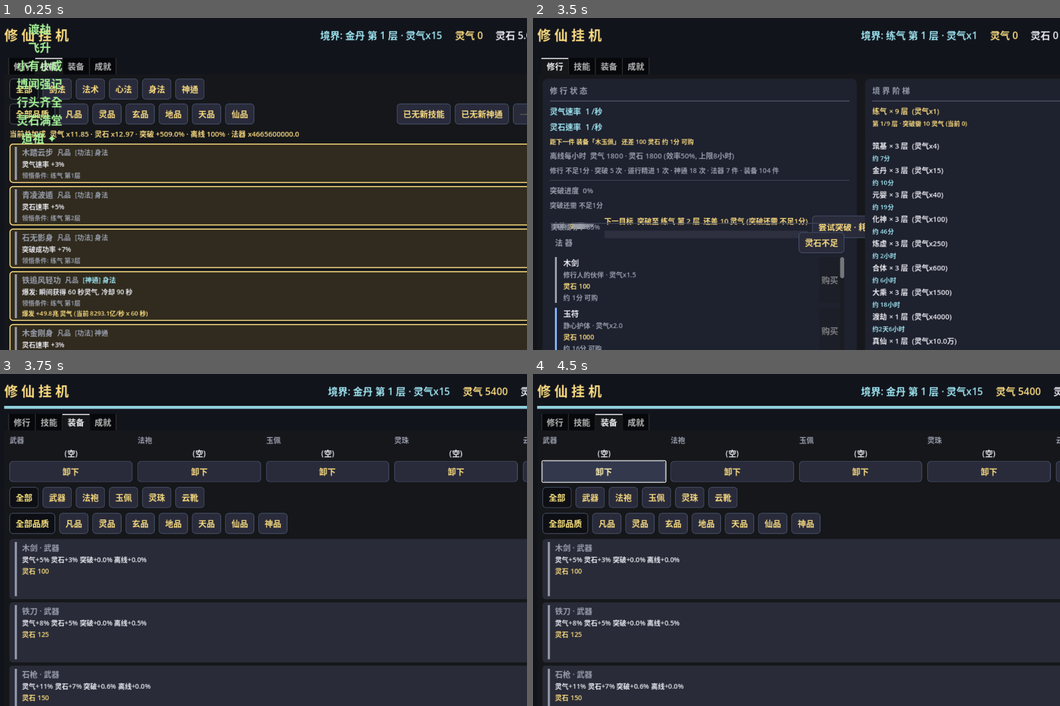
Above: before the commit, frames 1-4 (two rows, left to right).
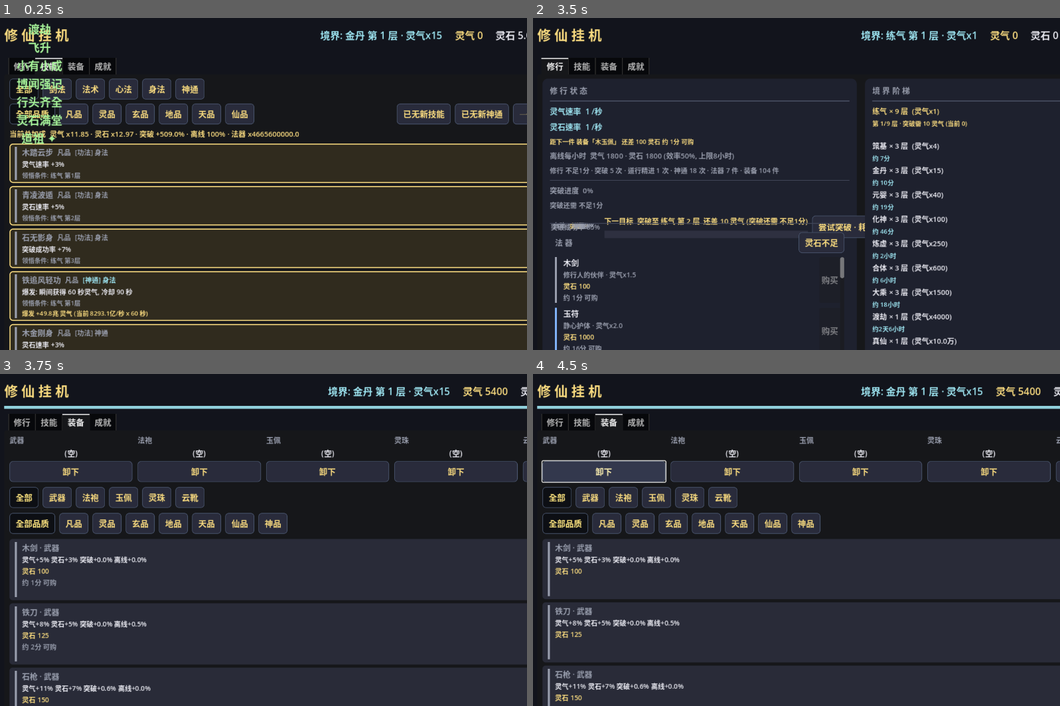
Above: after the commit, the same moments.

Repository: playerss/xiuxian-idle-godot
Game: Godot game, scene res://scenes/ui_test.tscn
Two runs of this game, one before a commit and one after it. Both use one fixed random seed, a clock stepped at 60 frames per second and the inputs below. This scene is started directly instead of the project's main scene.
Inputs (mouse positions are in pixels of both pictures, inside the frame that each line leads up to):
- Up to frame 1 (0.25 s): no input
- Up to frame 2 (3.5 s): click (859, 51) at 0.5 s; click "尝试突破 · 耗 90 灵气 (成功率99%)" at 1.25 s; click "尝试突破 · 耗 10 灵气 (成功率85%)" at 2 s; click "自动突破: 开" at 2.75 s
- Up to frame 3 (3.75 s): click "自动购置: 关" at 3.5 s
- Up to frame 4 (4.5 s): click "卸下" at 4.25 s

Frames 1-2 are identical in both runs. In frame 3, 2.5% of the frame differs, in the area x 1-100%, y 61-100%; in frame 4, nothing differs.

Commit message:
feat(打磨-86): 自动施展/自动领悟 按钮 tooltip 动态段 — 打磨-84/85 已给 自动购置/自动突破 开关 tooltip 补 动态段, 但 自动施展/自动领悟 开关 悬停 只有 静态 口径, 开启 后 悬停 不知 神通 就绪 多少/冷却 多久/爆发 多少, 也 不知 当前 可学 多少/下一 门槛; 两按钮 tooltip 追加 动态段: 施展=就绪 N/M 个 + 本批 爆发 总量 (就绪数 x 当前速率x爆发秒数, 与 打磨-54/60/69 同口径 飞升后=道行) + 冷却中 最短 剩余 与 名称 (fmt_time 档位, 未学 主动神通 时 说明 文案), 领悟=当前 可学 N 个 + 学完 后 下一 门槛 指向 (数据序 首个 未学+境界不足 还需 X 第 Y 层, 全 学完 已集齐 说明; 学习 免费 无 资源 消耗 无 攒资源 ETA); GameData.auto_cast_next_tip()/auto_learn_next_tip() 只读 接口 (不 改 状态/存档/统计), main.gd _auto_cast_tip/_auto_cast_tip_static + _auto_learn_tip/_auto_learn_tip_static (静态前缀 存 成员 防 split 坑) 构建 动态段 标记 + _refresh 文本变化 才 刷 (同 打磨-84/85 缓存 口径); selftest +23 项 = 1049 项, ui_test +28 项 = 1841 项; stress 613 + 主场景冒烟 0 报错回归全过; PROJECT_PLAN 勾选 打磨-86 新增 打磨-87 候选, README 补 1049/1841 项

Diff:
--- a/scripts/game_data.gd
+++ b/scripts/game_data.gd
@@ -1387,6 +1387,69 @@
 	if t < 0.0:
 		return head + ("\n%s 还差 %s %s (当前无收入)" % [goal, fmt(gap), res_name])
 	return head + ("\n%s 还差 %s %s %s" % [goal, fmt(gap), res_name, breakthrough_eta_text()])
+
+# ---------- 打磨-86: 自动施展 按钮 tooltip 动态段 (就绪数/爆发总量/最短冷却, 复用 打磨-54 爆发口径) ----------
+# 只读: 打磨-84/85 已给 自动购置/自动突破 开关 tooltip 补 动态段, 但 自动施展 开关 悬停 只有 静态 口径,
+# 开启 后 玩家 悬停 不知 已学神通 就绪多少/冷却 还要 多久/爆发 多少; tooltip 追加 动态 段:
+# 就绪 已学主动神通 数 + 本批 爆发 总量 (就绪数 x 各自 当前速率x爆发秒数, 与 打磨-54/60/69 同口径,
+# 飞升后=道行) + 冷却中 最短 剩余 与 名称 (fmt_time 档位)。未学 主动神通 时 说明 文案; 无 就绪 时
+# 只 给 冷却 ETA; 就绪 0 且 无 冷却 说明 全就绪 可 自动 施展。
+# 只读: 不 改 状态/存档/统计 (供 UI 悬停 tooltip 动态 刷新, 文本 变化 才 写)
+func auto_cast_next_tip() -> String:
+	var learned_n := 0
+	var ready_n := 0
+	var burst := 0.0
+	var next_name := ""
+	var next_rem := 1e18
+	for id in skill_ids:
+		var s: Dictionary = skill_by_id.get(str(id), {})
+		if s.is_empty() or str(s.get("type", "")) != "active":
+			continue
+		if not learned.has(str(id)):
+			continue
+		learned_n += 1
+		var rem: float = _active_cd.get(str(id), 0.0)
+		if rem <= 0.0:
+			ready_n += 1
+			burst += qi_per_sec() * float(s["value"])
+		elif rem < next_rem:
+			next_rem = rem
+			next_name = str(s["name"])
+	if learned_n == 0:
+		return "未学 任何 主动神通 (先 领悟 神通 后 自动 施展 生效)"
+	var out := "就绪 %d/%d 个" % [ready_n, learned_n]
+	if ready_n > 0:
+		out += ", 爆发+%s %s" % [fmt(burst), primary_res_name()]
+	if ready_n < learned_n:
+		out += " | 最短冷却 「%s」 约 %s" % [next_name, fmt_time(next_rem)]
+	else:
+		out += " | 全部就绪"
+	return out
+
+# ---------- 打磨-86: 自动领悟 按钮 tooltip 动态段 (当前 可学数/下一个 解锁 门槛, 复用 can_learn 口径) ----------
+# 只读: 自动领悟 无 资源 消耗 (学习免费), 无 攒资源 ETA; 动态段 给 当前 全局 可学 数 (与 一键领悟
+# 全部类别/全部品质 口径一致) + 下一个 未学 技能的 解锁 门槛 (数据序 首个 未学+境界不足,
+# "还需 X 第 Y 层")。无 未学 技能 = 已集齐 说明 文案。
+# 只读: 不 改 状态/存档/统计 (供 UI 悬停 tooltip 动态 刷新, 文本 变化 才 写)
+func auto_learn_next_tip() -> String:
+	var n := learn_available_count()
+	if n > 0:
+		return "当前 可学 %d 个 (开启时 立即 批量 领悟)" % n
+	var nxt := ""
+	for id in skill_ids:
+		if learned.has(str(id)):
+			continue
+		var s: Dictionary = skill_by_id.get(str(id), {})
+		if s.is_empty():
+			continue
+		if not can_learn(str(id)):
+			nxt = str(id)
+			break
+	if nxt == "":
+		return "已集齐 全部技能 (无需再领悟)"
+	var s2: Dictionary = skill_by_id[nxt]
+	var r: Dictionary = REALMS[int(s2["unlock_realm"])]
+	return "无可学技能 | 下一个 「%s」 还需 %s 第%d层" % [str(s2["name"]), str(r["name"]), int(s2["unlock_layer"])]
 
 # ---------- 打磨-30: 主动神通 一键施展 (批量释放所有 就绪 主动神通) ----------
 
--- a/scripts/main.gd
+++ b/scripts/main.gd
@@ -63,11 +63,15 @@
 var _auto_cast_float_label: Label   # 打磨-69: 自动施展 浮动提示 (顶层, 居中, 绿色)
 var _auto_cast_float_tween: Tween
 var _auto_cast_msg_seq := 0     # 打磨-69: 已处理过的 自动施展 变更事件序号 (避免重复弹浮动; 启动=0 与 GameData 同态)
+var _auto_cast_tip := ""        # 打磨-86: 自动施展按钮 tooltip 动态段 缓存 (变化才刷, 同打磨-84/85 口径)
+var _auto_cast_tip_static := "" # 打磨-86: 自动施展按钮 tooltip 静态 前缀 (构建时 存, 供 动态段 重拼)
 var _auto_cast_float_count := 0  # 打磨-69: 自动施展 浮动提示次数 (自测断言用)
 var _auto_cast_last_text := ""   # 打磨-69: 最近一次自动施展 浮动文案 (自测断言用)
 var _auto_learn_btn: Button      # 打磨-80: 自动领悟开关 (toggle, 存档持久化)
 var _auto_learn_on := false      # 打磨-80: 上帧开关状态缓存 (变化才刷按钮态)
 var _auto_learn_msg_seq := 0     # 打磨-80: 已处理过的 自动领悟 变更事件序号 (避免重复刷底部消息; 启动=0 与 GameData 同态)
+var _auto_learn_tip := ""        # 打磨-86: 自动领悟按钮 tooltip 动态段 缓存 (变化才刷, 同打磨-84/85 口径)
+var _auto_learn_tip_static := "" # 打磨-86: 自动领悟按钮 tooltip 静态 前缀 (构建时 存, 供 动态段 重拼)
 var _auto_sum_box: HBoxContainer  # 打磨-70: 自动系列 状态汇总行 (修行页左栏, 自动施展开关下)
 var _auto_sum_panel: Panel        # 打磨-74: 汇总行 透明 Panel 外壳 (顶栏 自动 徽标 点击直达 金边高亮)
 var _auto_sum_hi_tween: Tween     # 打磨-74: 汇总行高亮 tween (1.2s 自动恢复, 同 法器区 口径)
@@ -611,13 +615,25 @@
 	_auto_cast_btn = _make_button("自动施展: 关")
 	_auto_cast_btn.toggle_mode = true
 	_auto_cast_btn.pressed.connect(_on_auto_cast)
-	_auto_cast_btn.tooltip_text = "已学 主动神通 冷却完毕 自动 施展 爆发 (与 一键施展 同口径: 一次释放所有 就绪 的 主动神通, 各神通 爆发=当前灵气速率 x 爆发秒数, 飞升后=道行; 施展后 各自 进冷却)。\n每帧至多一轮 (施展后 各神通 进冷却, 全冷却中 0 施展, 无热循环); 施展时屏幕中央绿色浮动 提示 数量与 爆发总量 (与 一键施展 浮动 同口径)。\n开关 存档 持久化, 默认 关 (手动玩家不受影响); 离线期间不触发 (离线只结算收益, 重新进入游戏后生效)。"
+	# 打磨-86: tooltip = 静态口径 + 动态段 (就绪数/爆发总量/最短冷却, 随 已学/冷却/速率 变化 由 _refresh 刷新);
+	# 静态 前缀 存 成员 供 重拼 (避免 split 截断 坑, 与 打磨-84/85 动态段 口径 同)
+	_auto_cast_tip_static = ("已学 主动神通 冷却完毕 自动 施展 爆发 (与 一键施展 同口径: 一次释放所有 就绪 的 主动神通, 各神通 爆发=当前灵气速率 x 爆发秒数, 飞升后=道行; 施展后 各自 进冷却)。\n"
+		+ "每帧至多一轮 (施展后 各神通 进冷却, 全冷却中 0 施展, 无热循环); 施展时屏幕中央绿色浮动 提示 数量与 爆发总量 (与 一键施展 浮动 同口径)。\n"
+		+ "开关 存档 持久化, 默认 关 (手动玩家不受影响); 离线期间不触发 (离线只结算收益, 重新进入游戏后生效)。\n\n"
+		+ "【神通 就绪/爆发/冷却 (动态)】")
+	_auto_cast_btn.tooltip_text = _auto_cast_tip_static
 	break_box.add_child(_auto_cast_btn)
 	# 打磨-80: 自动领悟开关 (境界/层 提升 解锁 新技能 自动 批量 领悟; 状态变化才刷按钮态)
 	_auto_learn_btn = _make_button("自动领悟: 关")
 	_auto_learn_btn.toggle_mode = true
 	_auto_learn_btn.pressed.connect(_on_auto_learn)
-	_auto_learn_btn.tooltip_text = "境界/层 提升 解锁 新技能 时 自动 批量 领悟 全部 未学+境界足够 技能 (与 一键领悟 按钮 全局口径 一致: 无 类别/品质 筛选 叠加; 学习 免费 无 资源 消耗, 与 手动 领悟 口径 一致)。\n每帧至多一轮 (置于 自动突破 之后: 同帧 突破 升层/晋境界 后 立即 学习 新解锁 技能; 学习后 可学数 归 0, 下帧 再试 0 变更 幂等, 无热循环); 学习时底部消息提示 数量 (无屏幕浮动, 避免挂机刷屏)。\n开关 存档 持久化, 默认 关 (手动玩家不受影响); 离线期间不触发 (离线只结算收益, 重新进入游戏后生效)。"
+	# 打磨-86: tooltip = 静态口径 + 动态段 (当前 可学数/下一个 解锁 门槛, 随 已学/境界 变化 由 _refresh 刷新);
+	# 静态 前缀 存 成员 供 重拼 (避免 split 截断 坑, 与 打磨-84/85 动态段 口径 同)
+	_auto_learn_tip_static = ("境界/层 提升 解锁 新技能 时 自动 批量 领悟 全部 未学+境界足够 技能 (与 一键领悟 按钮 全局口径 一致: 无 类别/品质 筛选 叠加; 学习 免费 无 资源 消耗, 与 手动 领悟 口径 一致)。\n"
+		+ "每帧至多一轮 (置于 自动突破 之后: 同帧 突破 升层/晋境界 后 立即 学习 新解锁 技能; 学习后 可学数 归 0, 下帧 再试 0 变更 幂等, 无热循环); 学习时底部消息提示 数量 (无屏幕浮动, 避免挂机刷屏)。\n"
+		+ "开关 存档 持久化, 默认 关 (手动玩家不受影响); 离线期间不触发 (离线只结算收益, 重新进入游戏后生效)。\n\n"
+		+ "【当前 可学/下一 门槛 (动态)】")
+	_auto_learn_btn.tooltip_text = _auto_learn_tip_static
 	break_box.add_child(_auto_learn_btn)
 	# 打磨-70: 自动系列 状态汇总行 (三个开关 开启后 扫视 不知 哪些 已 生效;
 	# 一行摘要 "自动: 突破 ✓/✗ · 购置 ✓/✗ · 施展 ✓/✗", 开启 金 / 未开 灰, 状态 变化 才刷)
@@ -1564,6 +1580,11 @@
 		_auto_cast_on = g.auto_cast
 		_auto_cast_btn.set_pressed_no_signal(g.auto_cast)
 		_auto_cast_btn.text = ("自动施展: 开" if g.auto_cast else "自动施展: 关")
+	# 打磨-86: 自动施展按钮 tooltip 动态段 (就绪数/爆发总量/最短冷却, 随 已学/冷却/速率 变化 才刷; 同 打磨-84/85 缓存口径)
+	var ac_tip: String = g.auto_cast_next_tip()
+	if ac_tip != _auto_cast_tip:
+		_auto_cast_tip = ac_tip
+		_auto_cast_btn.tooltip_text = _auto_cast_tip_static + ac_tip
 	# 打磨-69: 自动施展 变更事件 → 绿色浮动 (与 一键施展 浮动 同口径 数量+爆发总量, 0 施展 不增 事件 不弹)
 	if g._auto_cast_seq != _auto_cast_msg_seq:
 		_auto_cast_msg_seq = g._auto_cast_seq
@@ -1573,6 +1594,11 @@
 		_auto_learn_on = g.auto_learn
 		_auto_learn_btn.set_pressed_no_signal(g.auto_learn)
 		_auto_learn_btn.text = ("自动领悟: 开" if g.auto_learn else "自动领悟: 关")
+	# 打磨-86: 自动领悟按钮 tooltip 动态段 (当前 可学数/下一个 解锁 门槛, 随 已学/境界 变化 才刷; 同 打磨-84/85 缓存口径)
+	var al_tip: String = g.auto_learn_next_tip()
+	if al_tip != _auto_learn_tip:
+		_auto_learn_tip = al_tip
+		_auto_learn_btn.tooltip_text = _auto_learn_tip_static + al_tip
 	# 打磨-80: 自动领悟 变更事件 → 底部消息 (变更事件序号 变化 且 有文案 才提示一次, 无屏幕浮动)
 	if g._auto_learn_seq != _auto_learn_msg_seq:
 		_auto_learn_msg_seq = g._auto_learn_seq
--- a/scripts/selftest.gd
+++ b/scripts/selftest.gd
@@ -3735,6 +3735,145 @@
 		"打磨-85 只读 接口 无 资源/统计/境界 副作用")
 	# 收尾: 恢复 基准态 (防 污染 后续 断言)
 	g.essence = es85
+	# ---------- 打磨-86: 自动施展/自动领悟 按钮 tooltip 动态段 (auto_cast_next_tip/auto_learn_next_tip 只读接口) ----------
+	# 受控态: 清空 拥有/穿戴/已学, 境界0层1 (可学 11), 资源 0, _process 冻结 已生效
+	g.learned.clear()
+	g.owned.clear()
+	g.owned_eq.clear()
+	g.equipped.clear()
+	g.realm_idx = 0
+	g.layer = 1
+	g.ascended = false
+	g.dao_level = 0
+	g.essence = 0.0
+	g.dao = 0.0
+	g.stones = 0.0
+	g._active_cd = {}
+	# --- auto_cast_next_tip: 未学 主动神通 说明 文案 ---
+	check(g.auto_cast_next_tip() == "未学 任何 主动神通 (先 领悟 神通 后 自动 施展 生效)",
+		"打磨-86 未学 神通 说明 文案 (实际 %s)" % g.auto_cast_next_tip())
+	# 境界0 主动神通 数据序 前 2 (铁剑典/铁风经, 各 爆发 60 秒 冷却 90)
+	var act86: Array = []
+	for id in g.skill_ids:
+		var s: Dictionary = g.skill_by_id.get(str(id), {})
+		if s.is_empty() or str(s.get("type", "")) != "active":
+			continue
+		if int(s.get("unlock_realm", 99)) == 0 and int(s.get("unlock_layer", 99)) == 1:
+			act86.append(str(id))
+		if act86.size() == 2:
+			break
+	check(act86.size() == 2, "打磨-86 境界0 主动神通 数据存在 (实际 %d)" % act86.size())
+	for id in act86:
+		g.learned.append(str(id))
+	var rate86: float = g.qi_per_sec()
+	# 2 就绪: 爆发 2 x 速率 x 60 (无功法/法器 加成, 恒等), 全就绪 说明
+	var exp86a := "就绪 2/2 个, 爆发+%s 灵气 | 全部就绪" % g.fmt(rate86 * 120.0)
+	check(g.auto_cast_next_tip() == exp86a, "打磨-86 2 就绪 tooltip=爆发+全就绪 恒等 (实际 %s)" % g.auto_cast_next_tip())
+	# 1 冷却中: 最短冷却 名称+档位 (fmt_time 口径)
+	g._active_cd[str(act86[1])] = 45.0
+	var exp86b := "就绪 1/2 个, 爆发+%s 灵气 | 最短冷却 「%s」 约 %s" % [g.fmt(rate86 * 60.0), str(g.skill_by_id[str(act86[1])]["name"]), g.fmt_time(45.0)]
+	check(g.auto_cast_next_tip() == exp86b, "打磨-86 1 冷却 tooltip=爆发+最短冷却 恒等 (实际 %s)" % g.auto_cast_next_tip())
+	# 全 冷却中: 就绪 0 无 爆发段, 最短冷却=较短 一件
+	g._active_cd[str(act86[0])] = 30.0
+	var exp86c := "就绪 0/2 个 | 最短冷却 「%s」 约 %s" % [str(g.skill_by_id[str(act86[0])]["name"]), g.fmt_time(30.0)]
+	check(g.auto_cast_next_tip() == exp86c, "打磨-86 全冷却 tooltip=就绪0+最短冷却 (实际 %s)" % g.auto_cast_next_tip())
+	# 冷却 推进 后 文案 同步 (动态): 45→30 最短 切换 回 act1 (45s)
+	g._active_cd = {}
+	g._active_cd[str(act86[1])] = 45.0
+	check(g.auto_cast_next_tip() == exp86b, "打磨-86 冷却 恢复 后 tooltip 复原 (动态)")
+	g._active_cd = {}
+	# 境界2: 速率 x4 → 爆发段 同步 (动态)
+	g.realm_idx = 2
+	var rate86_r2: float = g.qi_per_sec()
+	var exp86_r2 := "就绪 2/2 个, 爆发+%s 灵气 | 全部就绪" % g.fmt(rate86_r2 * 120.0)
+	check(g.auto_cast_next_tip() == exp86_r2, "打磨-86 境界2 爆发段 速率 同步 (动态) (实际 %s)" % g.auto_cast_next_tip().left(60))
+	g.realm_idx = 0
+	check(g.auto_cast_next_tip() == exp86a, "打磨-86 恢复 境界 后 tooltip 复原")
+	# 飞升: 爆发 口径 切 道行
+	var asc86: bool = g.ascended
+	var dao86: float = g.dao
+	g.ascended = true
+	var exp86d := "就绪 2/2 个, 爆发+%s 道行 | 全部就绪" % g.fmt(g.qi_per_sec() * 120.0)
+	check(g.auto_cast_next_tip() == exp86d, "打磨-86 飞升 爆发口径=道行 (实际 %s)" % g.auto_cast_next_tip().left(60))
+	g.ascended = asc86
+	g.dao = dao86
+	check(g.auto_cast_next_tip() == exp86a, "打磨-86 恢复 飞升 态 后 tooltip 复原")
+	# 只读: 连读 恒定 + 接口 本身 不改 资源/统计/境界/冷却/已学
+	var snap86: Dictionary = g.stats.duplicate(true)
+	var st86: float = g.stones
+	var es86: float = g.essence
+	var rl86: int = g.realm_idx
+	var cd86: Dictionary = g._active_cd.duplicate(true)
+	var lr86: Array = []
+	for x in g.learned:
+		lr86.append(x)
+	check(g.auto_cast_next_tip() == g.auto_cast_next_tip() and g.auto_learn_next_tip() == g.auto_learn_next_tip(),
+		"打磨-86 只读 连读 恒定")
+	check(g.stats == snap86 and g.stones == st86 and g.essence == es86 and g.realm_idx == rl86
+			and g._active_cd == cd86 and g.learned == lr86,
+		"打磨-86 只读 接口 无 资源/统计/境界/冷却/已学 副作用")
+	# --- auto_learn_next_tip: 基准 可学 11 (境界0层1, 数据 固定; 施展小段 已学 2 神通, 重置 保证 基准 独立) ---
+	g.learned.clear()
+	g._active_cd = {}
+	g.realm_idx = 0
+	g.layer = 1
+	var n86: int = g.learn_available_count()
+	check(n86 == 11, "打磨-86 基准 可学数=11 (实际 %d)" % n86)
+	check(g.auto_learn_next_tip() == "当前 可学 %d 个 (开启时 立即 批量 领悟)" % n86,
+		"打磨-86 基准 tooltip=可学数 恒等 (实际 %s)" % g.auto_learn_next_tip())
+	# 学 2 个 → 可学 9 (动态) — 只读接口 测试 直接 改 learned 态 (不 走 _try 自门控 开关)
+	g.learn_skill(str(act86[0]))
+	g.learn_skill(str(act86[1]))
+	check(g.auto_learn_next_tip() == "当前 可学 9 个 (开启时 立即 批量 领悟)",
+		"打磨-86 学 2 后 可学 9 (动态) (实际 %s)" % g.auto_learn_next_tip())
+	# 全部 学完 (境界0 层1 可学 11) → 下一 门槛 指向 数据序 首个 未学+境界不足 技能 (动态 计算 指针)
+	while g.learn_available_count() > 0:
+		g.learn_all_available("", -1)
+	var nxt86: String = ""
+	for sid in g.skill_ids:
+		if not g.learned.has(str(sid)) and not g.can_learn(str(sid)):
+			nxt86 = str(sid)
+			break
+	check(nxt86 != "", "打磨-86 基准 存在 未学+境界不足 技能 (实际 %s)" % nxt86)
+	var ns86: Dictionary = g.skill_by_id[nxt86]
+	var exp86e := "无可学技能 | 下一个 「%s」 还需 %s 第%d层" % [str(ns86["name"]), str(g.REALMS[int(ns86["unlock_realm"])]["name"]), int(ns86["unlock_layer"])]
+	check(g.auto_learn_next_tip() == exp86e, "打磨-86 学完 下一门槛 指向 数据序 首个 (实际 %s)" % g.auto_learn_next_tip())
+	# 升层: 境界0 层2 → (0,2) 解锁 学完, 门槛 指向 动态 切换 (回 层1 复原)
+	g.layer = 2
+	while g.learn_available_count() > 0:
+		g.learn_all_available("", -1)
+	var nxt86b: String = ""
+	for sid in g.skill_ids:
+		if not g.learned.has(str(sid)) and not g.can_learn(str(sid)):
+			nxt86b = str(sid)
+			break
+	var ns86b: Dictionary = g.skill_by_id[nxt86b]
+	var exp86f := "无可学技能 | 下一个 「%s」 还需 %s 第%d层" % [str(ns86b["name"]), str(g.REALMS[int(ns86b["unlock_realm"])]["name"]), int(ns86b["unlock_layer"])]
+	check(nxt86b != nxt86, "打磨-86 升层 后 门槛 目标 切换 (实际 %s -> %s)" % [nxt86, nxt86b])
+	check(g.auto_learn_next_tip() == exp86f, "打磨-86 升层 门槛 指向 动态 切换 (实际 %s)" % g.auto_learn_next_tip())
+	g.layer = 1
+	# 层2 技能 已学 (learned 只增不减), 回 层1 后 可学 仍 0, 门槛 指向 不变 (动态 与 当前态 一致)
+	check(g.learn_available_count() == 0, "打磨-86 回 层1 后 可学 仍 0 (learned 只增不减)")
+	check(g.auto_learn_next_tip() == exp86f, "打磨-86 回 层1 后 门槛 指向 恒定 (实际 %s)" % g.auto_learn_next_tip().left(60))
+	# 全 120 学完 → 已集齐 文案 (拉满 境界 9 使 全部 门槛 可学)
+	g.layer = 1
+	g.realm_idx = 9
+	while g.learn_available_count() > 0:
+		g.learn_all_available("", -1)
+	check(g.learned.size() == 120, "打磨-86 全 技能 学完 (实际 %d)" % g.learned.size())
+	check(g.auto_learn_next_tip() == "已集齐 全部技能 (无需再领悟)",
+		"打磨-86 全学 已集齐 文案 (实际 %s)" % g.auto_learn_next_tip())
+	# 收尾: 清空 已学/冷却, 基准 态 恢复 (防 污染)
+	g.learned.clear()
+	g._active_cd = {}
+	g.realm_idx = 0
+	g.layer = 1
+	g.ascended = false
+	g.dao_level = 0
+	g.essence = 0.0
+	g.dao = 0.0
+	g.stones = 0.0
+	g.ready_events.clear()
 	# ---------- 汇报 ----------
 	print("")
 	if _fail.is_empty():
--- a/scripts/ui_test.gd
+++ b/scripts/ui_test.gd
@@ -127,6 +127,7 @@
 	await _assert_auto_break_next_tip()
 	await _assert_auto_cast()
 	await _assert_auto_learn()
+	await _assert_auto_next_tips()
 	await _assert_auto_summary()
 	await _assert_auto_sum_jump()
 	_assert_auto_restore()
@@ -2497,6 +2498,163 @@
 	await get_tree().process_frame
 
 
+# 打磨-86: 自动施展/自动领悟 按钮 tooltip 动态段 — 构建含 静态前缀+动态段 标记/_refresh 按 接口 刷新/
+# 状态 动态 (就绪/冷却/可学/境界 切换)/节流 无副作用/飞升 道行 口径/收尾 基准 恢复
+func _assert_auto_next_tips() -> void:
+	var g := GameData
+	# ============ 自动施展 按钮 (auto_cast_next_tip) ============
+	var cb: Button = ui._auto_cast_btn
+	check(cb != null, "打磨-86 自动施展按钮存在")
+	if cb == null:
+		return
+	# 受控态: 清空 拥有/穿戴/已学, 境界0层1, 资源 0 (同 打磨-69 受控态 口径)
+	g.learned.clear()
+	g.owned.clear()
+	g.owned_eq.clear()
+	g.equipped.clear()
+	g.realm_idx = 0
+	g.layer = 1
+	g.ascended = false
+	g.dao_level = 0
+	g.essence = 0.0
+	g.dao = 0.0
+	g.stones = 0.0
+	g._active_cd = {}
+	# 未学 主动神通: 静态前缀 + 未学 说明 文案
+	var cast_tip0: String = g.auto_cast_next_tip()
+	check(cast_tip0 == "未学 任何 主动神通 (先 领悟 神通 后 自动 施展 生效)",
+		"打磨-86 施展 未学 说明 文案 (实际 %s)" % cast_tip0)
+	check(str(ui._auto_cast_tip_static).find("【神通 就绪/爆发/冷却 (动态)】") >= 0,
+		"打磨-86 施展 tooltip 静态 动态段 标记")
+	ui._refresh()
+	check(str(cb.tooltip_text) == str(ui._auto_cast_tip_static) + cast_tip0,
+		"打磨-86 施展 tooltip=静态前缀+动态段 恒等 (实际 %s)" % str(cb.tooltip_text).left(60))
+	# 境界0 主动神通 数据序 前 2 (各 爆发 60 秒 冷却 90)
+	var act: Array = []
+	for id in g.skill_ids:
+		var s: Dictionary = g.skill_by_id.get(str(id), {})
+		if s.is_empty() or str(s.get("type", "")) != "active":
+			continue
+		if int(s.get("unlock_realm", 99)) == 0 and int(s.get("unlock_layer", 99)) == 1:
+			act.append(str(id))
+		if act.size() == 2:
+			break
+	check(act.size() == 2, "打磨-86 境界0 主动神通 数据存在 (实际 %d)" % act.size())
+	for id in act:
+		g.learned.append(str(id))
+	ui._refresh()
+	var rate: float = g.qi_per_sec()
+	var cast_tip1: String = g.auto_cast_next_tip()
+	check(cast_tip1 == ("就绪 2/2 个, 爆发+%s 灵气 | 全部就绪" % g.fmt(rate * 120.0)),
+		"打磨-86 施展 2 就绪 爆发+全就绪 (实际 %s)" % cast_tip1)
+	check(str(cb.tooltip_text) == str(ui._auto_cast_tip_static) + cast_tip1,
+		"打磨-86 施展 _refresh 刷新 动态段 (就绪态)")
+	# 1 冷却中: 就绪 1/2 + 最短冷却 档位
+	g._active_cd[str(act[1])] = 45.0
+	var cast_tip2: String = g.auto_cast_next_tip()
+	ui._refresh()
+	check(str(cb.tooltip_text) == str(ui._auto_cast_tip_static) + cast_tip2,
+		"打磨-86 施展 1 冷却 动态段 刷新 (实际 %s)" % cast_tip2.left(60))
+	check(cast_tip2.find("就绪 1/2") >= 0 and cast_tip2.find(str(g.skill_by_id[str(act[1])]["name"])) >= 0,
+		"打磨-86 施展 冷却段 含 名称+档位 (实际 %s)" % cast_tip2)
+	# 节流: 同态 _refresh 不重写 tooltip (缓存命中) + 无 资源/统计 副作用
+	var t2: String = str(cb.tooltip_text)
+	var stats0: Dictionary = g.stats.duplicate(true)
+	var ess0: float = g.essence
+	ui._refresh()
+	check(str(cb.tooltip_text) == t2, "打磨-86 施展 同态 节流 tooltip 稳定")
+	check(g.stats == stats0 and absf(g.essence - ess0) < 1e-9, "打磨-86 施展 刷 tooltip 无 资源/统计 副作用")
+	# 冷却 清零: 回 全就绪 (动态)
+	g._active_cd = {}
+	ui._refresh()
+	check(str(cb.tooltip_text) == str(ui._auto_cast_tip_static) + g.auto_cast_next_tip(),
+		"打磨-86 施展 冷却 清零 回 全就绪 (动态)")
+	# 飞升: 爆发 口径 切 道行
+	g.ascended = true
+	var cast_tip3: String = g.auto_cast_next_tip()
+	ui._refresh()
+	check(cast_tip3.find("道行") >= 0 and cast_tip3.find("灵气") < 0,
+		"打磨-86 施展 飞升 爆发口径=道行 (实际 %s)" % cast_tip3)
+	check(str(cb.tooltip_text) == str(ui._auto_cast_tip_static) + cast_tip3,
+		"打磨-86 施展 飞升 动态段 刷新")
+	g.ascended = false
+	ui._refresh()
+	check(str(cb.tooltip_text) == str(ui._auto_cast_tip_static) + g.auto_cast_next_tip(),
+		"打磨-86 施展 恢复 飞升 态 后 复原")
+	# ============ 自动领悟 按钮 (auto_learn_next_tip) ============
+	var lb: Button = ui._auto_learn_btn
+	check(lb != null, "打磨-86 自动领悟按钮存在")
+	# 受控态: 清空 已学 (施展小段 已学 2 神通, 重置 保证 基准 独立), 境界0层1
+	g.learned.clear()
+	g._active_cd = {}
+	g.realm_idx = 0
+	g.layer = 1
+	var n_learn: int = g.learn_available_count()
+	check(n_learn == 11, "打磨-86 基准 可学数=11 (实际 %d)" % n_learn)
+	var learn_tip0: String = g.auto_learn_next_tip()
+	check(learn_tip0 == ("当前 可学 %d 个 (开启时 立即 批量 领悟)" % n_learn),
+		"打磨-86 领悟 基准 可学数 (实际 %s)" % learn_tip0)
+	check(str(ui._auto_learn_tip_static).find("【当前 可学/下一 门槛 (动态)】") >= 0,
+		"打磨-86 领悟 tooltip 静态 动态段 标记")
+	ui._refresh()
+	check(str(lb.tooltip_text) == str(ui._auto_learn_tip_static) + learn_tip0,
+		"打磨-86 领悟 tooltip=静态前缀+动态段 恒等 (实际 %s)" % str(lb.tooltip_text).left(60))
+	# 升层: 可学数 动态 变化 (境界0 层2 解锁 5 个)
+	g.layer = 2
+	var n_learn2: int = g.learn_available_count()
+	check(n_learn2 > n_learn, "打磨-86 升层 可学数 上升 (实际 %d > %d)" % [n_learn2, n_learn])
+	var learn_tip1: String = g.auto_learn_next_tip()
+	ui._refresh()
+	check(learn_tip1 == ("当前 可学 %d 个 (开启时 立即 批量 领悟)" % n_learn2),
+		"打磨-86 领悟 升层 可学数 动态 刷新 (实际 %s)" % learn_tip1)
+	check(str(lb.tooltip_text) == str(ui._auto_learn_tip_static) + learn_tip1,
+		"打磨-86 领悟 _refresh 刷新 动态段 (升层)")
+	# 学完 (境界0 层2 可学) → 下一 门槛 指向 (数据序 首个 未学+境界不足 动态 指针)
+	# 只读接口 测试 直接 改 learned 态 (learn_all_available, 不 走 _try 自门控 开关)
+	g.learn_all_available("", -1)
+	check(g.learn_available_count() == 0, "打磨-86 层2 学完 可学归0 (实际 %d)" % g.learn_available_count())
+	var nxt: String = ""
+	for sid in g.skill_ids:
+		if not g.learned.has(str(sid)) and not g.can_learn(str(sid)):
+			nxt = str(sid)
+			break
+	var ns: Dictionary = g.skill_by_id[nxt]
+	var learn_tip2: String = "无可学技能 | 下一个 「%s」 还需 %s 第%d层" % [str(ns["name"]), str(g.REALMS[int(ns["unlock_realm"])]["name"]), int(ns["unlock_layer"])]
+	check(g.auto_learn_next_tip() == learn_tip2,
+		"打磨-86 领悟 学完 下一门槛 指向 (实际 %s)" % g.auto_learn_next_tip())
+	ui._refresh()
+	check(str(lb.tooltip_text) == str(ui._auto_learn_tip_static) + learn_tip2,
+		"打磨-86 领悟 学完 门槛 动态段 刷新")
+	# 节流: 同态 _refresh 不重写 tooltip + 无 资源/统计 副作用
+	var t_l2: String = str(lb.tooltip_text)
+	var stats1: Dictionary = g.stats.duplicate(true)
+	var ess1: float = g.essence
+	ui._refresh()
+	check(str(lb.tooltip_text) == t_l2, "打磨-86 领悟 同态 节流 tooltip 稳定")
+	check(g.stats == stats1 and absf(g.essence - ess1) < 1e-9, "打磨-86 领悟 刷 tooltip 无 资源/统计 副作用")
+	# 收尾: 恢复基准态 (防污染) + 四开关 全 关
+	g.learned.clear()
+	g.owned.clear()
+	g.owned_eq.clear()
+	g.equipped.clear()
+	g.realm_idx = 0
+	g.layer = 1
+	g.ascended = false
+	g.dao_level = 0
+	g.essence = 0.0
+	g.dao = 0.0
+	g.stones = 0.0
+	g.last_break_result = 0
+	g.auto_buy = false
+	g.auto_break = false
+	g.auto_cast = false
+	g.auto_learn = false
+	g._active_cd = {}
+	g.ready_events.clear()
+	ui._refresh()
+	await get_tree().process_frame
+
+
 # 打磨-70: 自动系列 状态汇总 — 汇总行存在 (前缀+4 段标签, 打磨-80 起 4 开关)/tooltip 口径/
 # 四关 初始 全灰 ✗/开关切换 (按钮点击+外部置) 后 _refresh 同步 文本/颜色 (开=金 关=灰)/
 # 节流 (键不变不重刷)/无 存档/统计 副作用; 收尾 四开关 全 关 + 汇总 恢复 四关 态
Not shown, changed: PROJECT_PLAN.md
